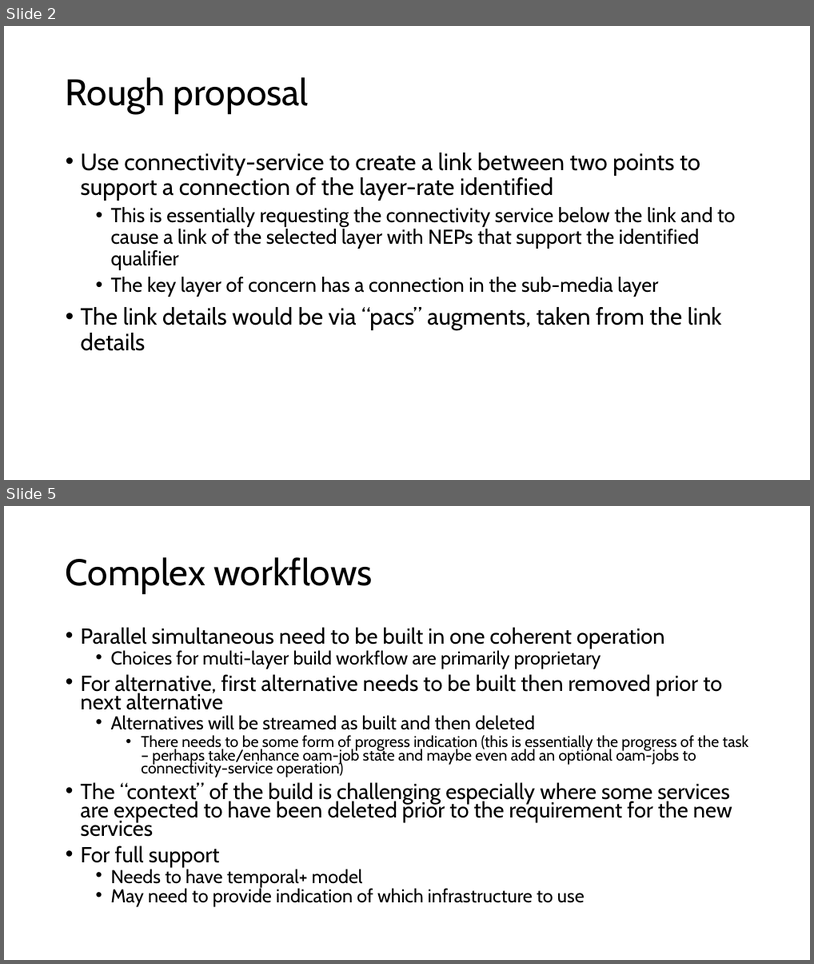
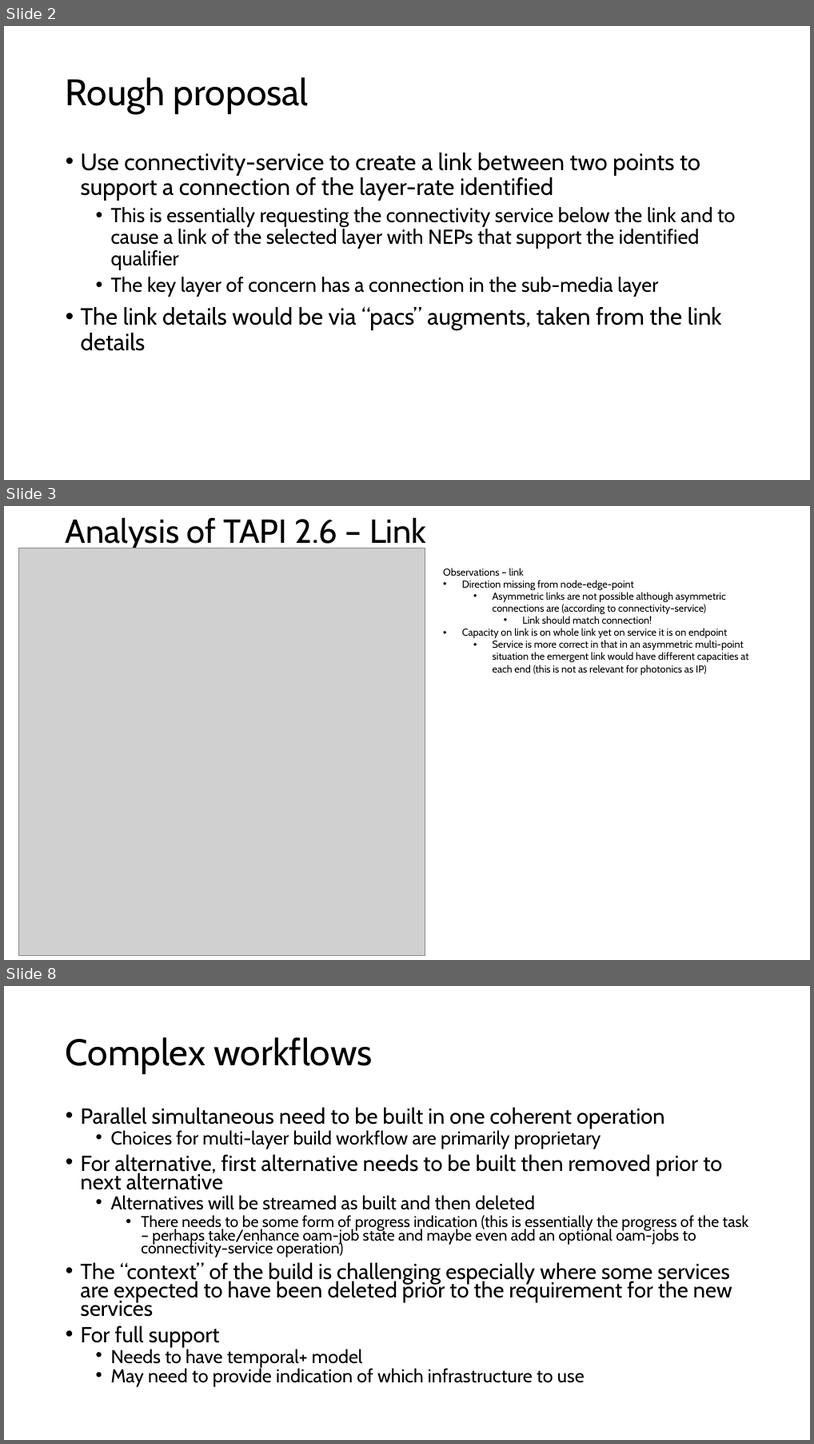
Before and after one commit to Open-Network-Models-and-Interfaces-ONMI/TAPI-Activities, a slide deck: ContributionsForDiscussions/onmi2025.ND.002-LinkCreationAndModificationViaConnectivityService.pptx. Shown one above the other, each under a label of ours: slides 2 and 5 before the commit, slides 2, 3 and 8 after it; the slides between them are not shown. The pictures are 814x964 and 814x1444 pixels, drawn with LibreOffice and Linux fonts; fonts in the diff are those of the drawing; grey boxes stand for pictures. Boxes give left, top, right and bottom in pixels: in the first picture for what was removed or moved away, otherwise in the second. Text is boxed around its words. In the diff, an @@ line names an element or a change of style, - is before the commit and + after.

```diff
--- a/ContributionsForDiscussions/onmi2025.ND.002-LinkCreationAndModificationViaConnectivityService.pptx
+++ b/ContributionsForDiscussions/onmi2025.ND.002-LinkCreationAndModificationViaConnectivityService.pptx
@@ slide 3 added at box(4, 506, 810, 960), background #FFFFFF @@
@@ title added at box(66, 517, 426, 551), 39.6 pt, text #000000 @@
+Analysis of TAPI 2.6 – Link
@@ picture added at box(18, 548, 425, 955) @@
@@ text added at box(443, 568, 749, 675), 12 pt, text #000000 @@
+Observations – link
+• Direction missing from node-edge-point
+  • Asymmetric links are not possible although asymmetric connections are (according to connectivity-service)
+    • Link should match connection!
+• Capacity on link is on whole link yet on service it is on endpoint
+  • Service is more correct in that in an asymmetric multi-point situation the emergent link would have different capacities at each end (this is not as relevant for photonics as IP)
@@ what was slide 5 is now slide 8 @@
```
Also in this commit, not shown: 2 slides changed, 4 other slides added.
